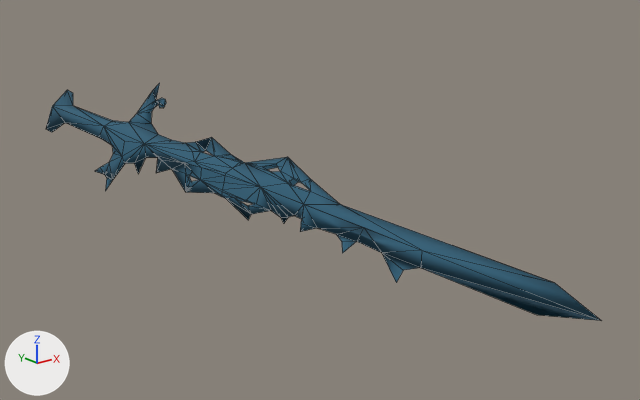
Two versions of the glTF model public/models/lc/gear/ni_sword_019.glb, one commit apart.
Both versions are drawn from a 50 mm lens placed at (-1.537, -2.11, 1.564), pointed at (-0.412, -0.703, 1.001). Every picture has the same lights, and +X, +Y and +Z are marked at lower left. The first picture is the older version. Mesh edges are drawn as thin lines.

Objects in the first picture: 'ni_sword_019'.
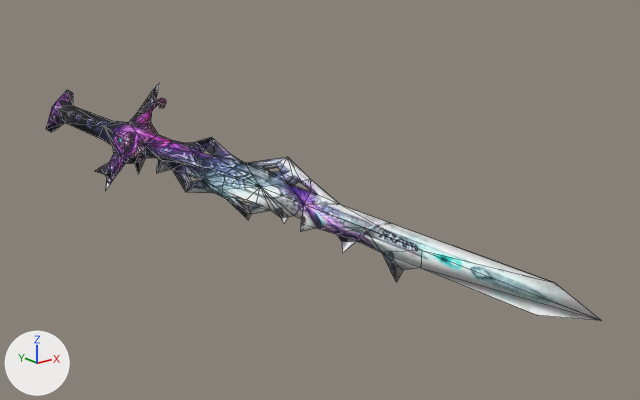
Edits to the bpy script that builds the scene:
```text
Add img_ni_sword_019:
    img_ni_sword_019 = load_image('ni_sword_019', '_unpacked/ni_sword_019', 256, 256, 'sRGB')
Change mat_ni_sword_019:
    remove mat_ni_sword_019.base_color = (0.033, 0.128, 0.205)  # blue #33647d
    mat_ni_sword_019.metallic: 0.25 -> 0.0
    add mat_ni_sword_019.texture = img_ni_sword_019
Change me_ni_sword_019:
    where me_ni_sword_019.from_pydata(...)  # 171 vertices, 304 faces; spans x -0.64..-0.46, y -1.49..0.34, z 0.93..1.18
    used by ob_ni_sword_019; location = (0.0, 0.0, 0.0)
    me_ni_sword_019 part 1
    8 faces are deleted
    8 new faces join them
```

Location of each change, (x1, y1, x2, y2) in pixels of the pictures (640 x 400 px; the box of a moved part takes in the faces that stretch with it):
'ni_sword_019', surface changed
    both: (46, 83, 601, 321)
part 1 of me_ni_sword_019, moved or reshaped
    both: (281, 210, 601, 321)
